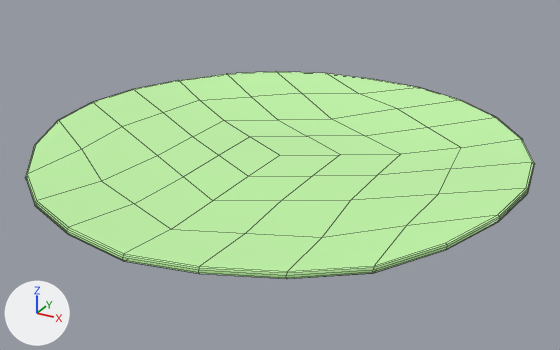
An edit to the FBX model Assets/3D Assets/Final Deliverable/Pepperoni.fbx, drawn before and after from the same camera.
One viewpoint serves both versions: a camera (50 mm lens) standing at (0.0717, -0.1302, 0.0595) and looking at (0.0011, -0.0018, -0.0047). Every picture has the same lights, and +X, +Y and +Z are marked at lower left. Mesh edges are drawn as thin lines. Where no turn or scale is listed for an object, it has been applied to the vertices.

The first picture shows 'pepperoni'.
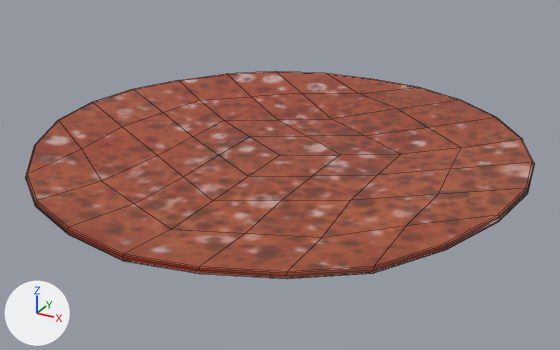
The newer file is also turned or shifted as a whole; pictures and numbers use the older file's frame.

Where the change shows, as pixel boxes (x1, y1, x2, y2) in the pictures (560 x 350 px):
'pepperoni', surface changed (green to brown)
    both: (25, 71, 535, 279)

What changed in the scene script:
```text
Add img_pizza_toppings_paint_v6_pizza_mat_roughness_png:
    img_pizza_toppings_paint_v6_pizza_mat_roughness_png = load_image('pizza toppings paint v6_pizza_mat_Roughness.png', '_unpacked/pizza_toppings_paint_v6_pizza_mat_Roughness.png', 1024, 1024, 'Non-Color')
Add img_pizza_toppings_paint_v6_pizza_mat_basecolor_png:
    img_pizza_toppings_paint_v6_pizza_mat_basecolor_png = load_image('pizza toppings paint v6_pizza_mat_BaseColor.png', '_unpacked/pizza_toppings_paint_v6_pizza_mat_BaseColor.png', 1024, 1024, 'sRGB')
Add img_pizza_toppings_paint_v6_pizza_mat_metallic_png:
    img_pizza_toppings_paint_v6_pizza_mat_metallic_png = load_image('pizza toppings paint v6_pizza_mat_Metallic.png', '_unpacked/pizza_toppings_paint_v6_pizza_mat_Metallic.png', 1024, 1024, 'Non-Color')
Change mat_pizza_mat:
    where n0 = _N.new('ShaderNodeBsdfPrincipled'); n0.name = 'Principled BSDF'
    remove n0.inputs[0].default_value = (0.569, 1.0, 0.41, 1.0)  # 'Base Color', green #c7ffac
    add n2 = _N.new('ShaderNodeTexImage'); n2.name = 'Image Texture'
    add n2.image = img_pizza_toppings_paint_v6_pizza_mat_basecolor_png
    add n3 = _N.new('ShaderNodeTexImage'); n3.name = 'Image Texture.001'
    add n3.image = img_pizza_toppings_paint_v6_pizza_mat_metallic_png
    add n4 = _N.new('ShaderNodeTexImage'); n4.name = 'Image Texture.002'
    add n4.image = img_pizza_toppings_paint_v6_pizza_mat_roughness_png
    add _L.new(n2.outputs[0], n0.inputs[0])  # 'Color' to 'Base Color'
    add _L.new(n3.outputs[0], n0.inputs[1])  # 'Color' to 'Metallic'
    add _L.new(n4.outputs[0], n0.inputs[20])  # 'Color' to 'Coat Roughness'
```
